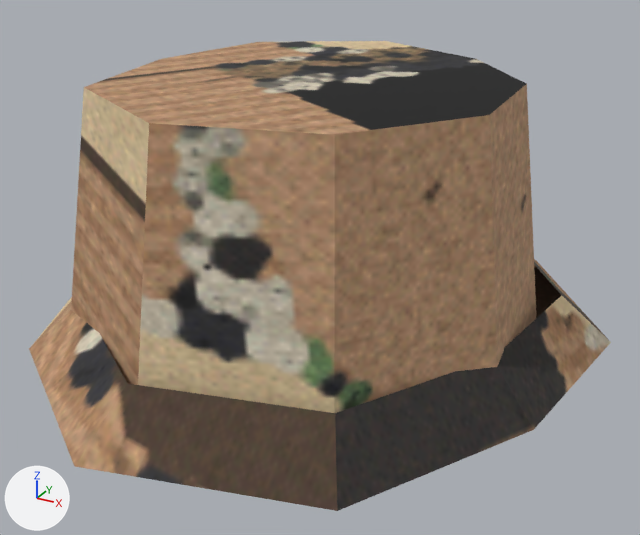
A saved change to the FBX model Content/Assets/Locations/Desert/SM_Mesa.fbx.
Before and after are seen from a 50 mm camera at (53.1, -98.4, 56.9) aimed at (1.5, -4.6, 10.0). Arrows for +X, +Y and +Z are at lower left; the lights stay in place. The picture after the commit comes second. Objects named as collision shapes, trigger or cutter boxes, shadow casters or lower levels of detail are left out.

Names of what the first picture shows: 'SM_Mesa'.
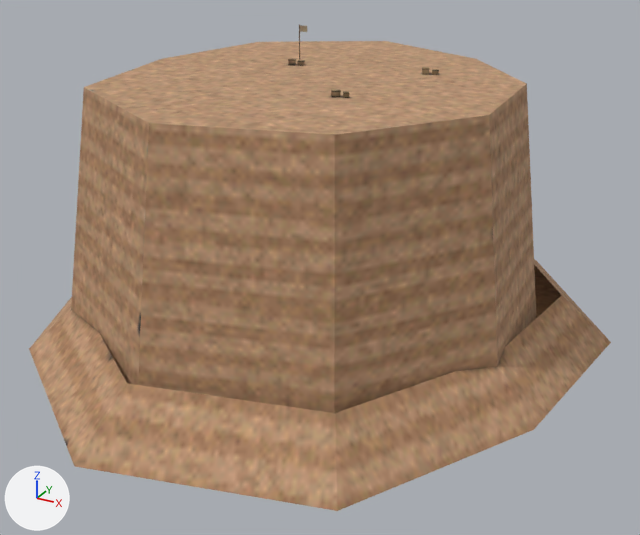
Location of each change, [x1, y1, x2, y2] in pixels of the pictures (640 x 535 px):
'SM_Mesa', reshaped
    before: [29, 41, 611, 511]
    after: [29, 24, 611, 511]
part 1 of me_sm_mesa, added
    after: [300, 25, 307, 32]
part 2 of me_sm_mesa, added
    after: [288, 58, 439, 75]
part 3 of me_sm_mesa, added
    after: [331, 89, 349, 98]
part 4 of me_sm_mesa, surface changed
    both: [33, 41, 611, 511]

Patch to the scene script:
```diff
--- a/Content/Assets/Locations/Desert/SM_Mesa.fbx.py
+++ b/Content/Assets/Locations/Desert/SM_Mesa.fbx.py
@@ me_sm_mesa @@
 # used by ob_sm_mesa; location = (0.0, 0.0, 0.0)
-me_sm_mesa.from_pydata(...)  # 36 vertices, 21 faces; spans x -42.1..36.5, y -42.5..37.7, z -0.5..34.0
+me_sm_mesa.from_pydata(...)  # 200 vertices, 143 faces; spans x -42.1..36.5, y -42.5..37.7, z -0.5..39.0
+# me_sm_mesa part 1: a new loose piece, a box spanning x -8.0..-6.8, y 6.975..7.025, z 38.1..38.9, in mat_m_desert_props (picture img_t_desert_props_png)
+# me_sm_mesa part 2
+# 48 vertices are added at x -8.6..11.0, y 4.4..8.5, z 34.0..34.8
+# 24 new vertices lie (0.8, 0.3, 0.0) away from vertices in x -8.6..9.8, y 4.4..8.3, z 34.0..34.8
+# 12 new vertices lie (0.8, 0.2, 0.0) away from vertices in x -7.3..-7.1, y 4.9..5.5, z 34.0..34.6
+# 12 new vertices lie (0.7, 0.3, 0.0) away from vertices in x 10.7..11.0, y 7.8..8.5, z 34.0..34.6
+# 72 new faces join them
+# me_sm_mesa part 3
+# 24 vertices are added at x 5.3..7.1, y -9.6..-8.5, z 34.0..34.8
+# 12 new vertices lie (0.9, 0.5, 0.0) away from vertices in x 5.3..5.8, y -9.6..-8.9, z 34.0..34.8
+# 12 new vertices lie (0.6, 0.3, 0.0) away from vertices in x 6.7..7.1, y -9.2..-8.5, z 34.0..34.6
+# 36 new faces join them
+# me_sm_mesa part 4: 21 kept faces spanning x -42.1..36.5, y -42.5..37.7, z -0.5..34.0 get new texture (UV) coordinates
+# other edits to the shape of me_sm_mesa do not show in these pictures
 me_sm_mesa.materials.append(mat_m_desert_props)
```
